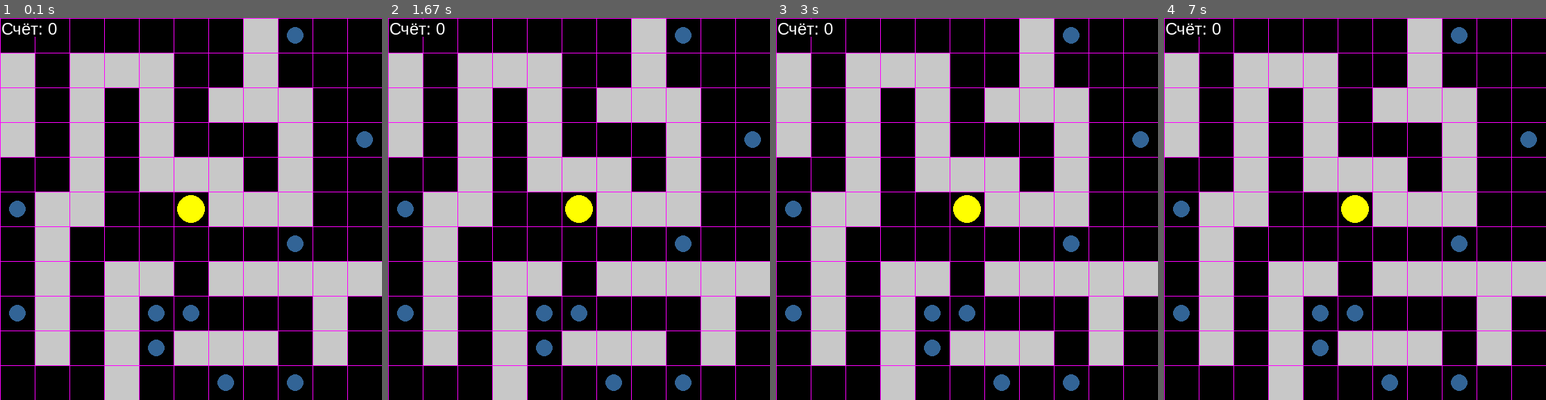
Above: before the commit, frames 1-4 (left to right).
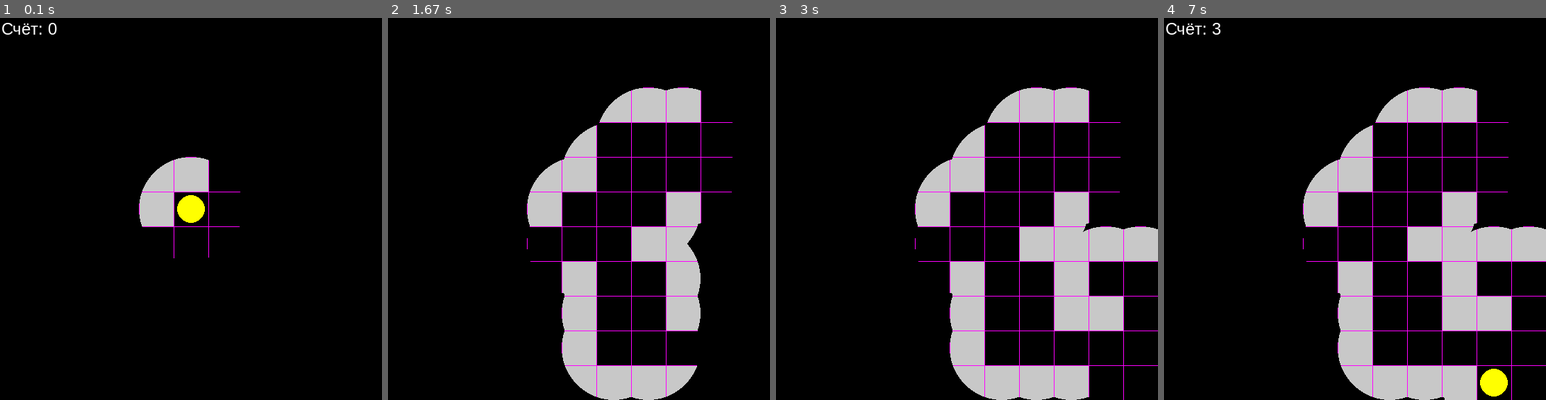
Above: after the commit, the same moments.

Repository: ryabinin13/pacman
Game: pygame game, started from pacman.py
The game is run twice, just before and just after one commit, with the same random seed, the same clock (stepped at 60 frames per second) and the same inputs.
Inputs:
- Up to frame 1 (0.1 s): no input
- Up to frame 2 (1.67 s): tap Space at 0.33 s
- Up to frame 3 (3 s): no input
- Up to frame 4 (7 s): no input

The runs differ from the first frame. In frame 1, 40% of the frame differs, in the area x 0-100%, y 0-100%; in frame 2, 42%; in frame 3, 43%; in frame 4, 43%.

Commit message:
добавил автоматическую игру: если видит лут - ест

Diff:
--- a/pacman.py
+++ b/pacman.py
@@ -82,7 +82,7 @@
 #добавляем стены
 random_number_of_maps = random.randint(1,100)
 
-walls_ = read_list_from_line('maps.txt', 100)
+walls_ = read_list_from_line('maps.txt', random_number_of_maps)
 walls = []
 for w in walls_:
    walls.append(list(w))
@@ -136,9 +136,47 @@
     fog_of_war.set_colorkey((60, 60, 60))
     sc.blit(fog_of_war, (0, 0))
     pygame.display.flip()
+def move_alghoritm():
+    for award in awards:
+        if int(award[0]) == pacman.x - SIZE_ONE_CELL and int(award[1]) == pacman.y:
+            print(1)
+            return 'l'
+        elif int(award[0]) == pacman.x + SIZE_ONE_CELL and int(award[1]) == pacman.y:
+            print(1)
+            return 'r'
+        elif int(award[0]) == pacman.x and int(award[1]) == pacman.y - SIZE_ONE_CELL:
+            print(1)
+            return 'u'
+        elif int(award[0]) == pacman.x and int(award[1]) == pacman.y + SIZE_ONE_CELL:
+            print(1)
+            return 'd'
+        elif int(award[0]) == pacman.x - SIZE_ONE_CELL and int(award[1]) == pacman.y - SIZE_ONE_CELL:
+            if walls.count([pacman.x - 25, pacman.y - 75]):
+                return 'l'
+            else:
+                return 'u'
+        elif int(award[0]) == pacman.x + SIZE_ONE_CELL and int(award[1]) == pacman.y + SIZE_ONE_CELL:
+            if walls.count([pacman.x - 25, pacman.y + 75]):
+                return 'r'
+            else:
+                return 'd'
+        elif int(award[0]) == pacman.x + SIZE_ONE_CELL and int(award[1]) == pacman.y - SIZE_ONE_CELL:
+            if walls.count([pacman.x - 25, pacman.y - 75]):
+                return 'r'
+            else:
+                return 'u'
+        elif int(award[0]) == pacman.x - SIZE_ONE_CELL and int(award[1]) == pacman.y + SIZE_ONE_CELL:
+            if walls.count([pacman.x - 25, pacman.y + 75]):
+                return 'l'
+            else:
+                return 'd'
+
+    move = random.randint(1, 4)
+    directions = {1: 'r', 2: 'l', 3: 'u', 4: 'd'}
+    return directions[move]
 
 create_map()
-#visibility()
+visibility()
 pygame.display.flip()
 while True:
     for event in pygame.event.get():
@@ -168,6 +206,18 @@
                 pacman.move()
                 create_map()
                 visibility()
+            elif event.key == pygame.K_SPACE:
+                for i in range(200):
+                    move = move_alghoritm()
+                    directions = {'r' : "right", 'l' :"left", 'u':"up", 'd':"down"}
+                    pacman.direction = directions[move]
+                    pacman.move()
+                    create_map()
+                    visibility()
+                    score_count()
+                    pacman.draw()
+                    pygame.display.flip()
+                    #pygame.time.delay(500)
     pygame.draw.rect(sc, (0, 0, 0), (2, 2, 90, 25))
     score_count()
     pacman.draw()
